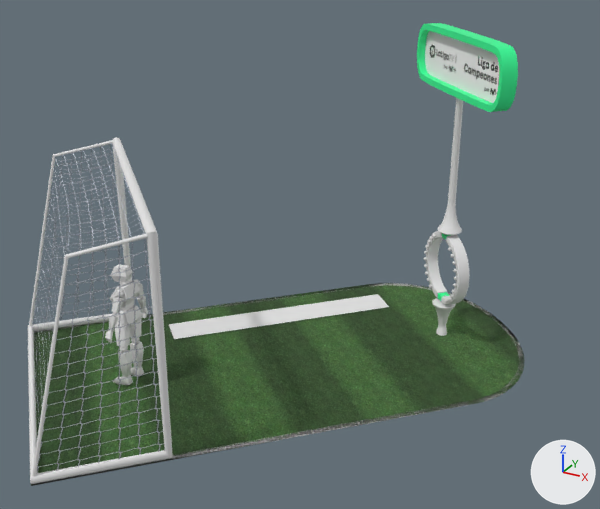
The FBX model MovistarExperience/MovistarCity/SM_Goalkeeper/SM_Goalkeeper.fbx as it was, and as the next commit left it.
Camera for both pictures: a 50 mm lens placed at (7.02, 86.4, 5.97), pointed at (2.48, 94.67, 1.84). Every picture has the same lights, and +X, +Y and +Z are marked at lower right. Where no turn or scale is listed for an object, it has been applied to the vertices.

Before the edit, the objects in view are built like this:
```python
ob_grass_001 = bpy.data.objects.new('grass.001', me_mesh_006)
ob_grass_001.location = (-1.31, 93.68, 0.21)
ob_grass_002 = bpy.data.objects.new('grass.002', me_mesh_001)
ob_grass_002.location = (-1.31, 93.68, 0.21)
ob_logo = bpy.data.objects.new('logo', me_plane_003)
ob_logo.location = (3.78, 96.45, 3.99)
ob_logo_marco = bpy.data.objects.new('logo_marco', me_plane)
ob_logo_marco.location = (3.95, 97.48, 0.7)
ob_person = bpy.data.objects.new('person', me_control1_control_010mesh_002)
ob_person.location = (0.75, 93.38, 0.23)
ob_plane = bpy.data.objects.new('Plane', me_plane_001)
ob_plane.location = (1.54, 95.8, 0.22)
ob_porteria_soporte_001 = bpy.data.objects.new('porteria-soporte.001', me_cube_015)
ob_porteria_soporte_001.location = (1.61, 97.65, 0.1)
ob_shooter02 = bpy.data.objects.new('shooter02', me_mesh_010)
ob_shooter02.location = (-0.01, 97.05, 1.27)
ob_shooter_001 = bpy.data.objects.new('shooter.001', me_mesh_012)
ob_shooter_001.location = (-0.01, 97.05, 1.27)
# also in view: 'porteria-arco.001' at (0.39, 92.99, 1.57); 'porteria-red' at (0.39, 92.99, 1.57); 'shooter01.002' at (3.79, 96.45, 1.24)
```
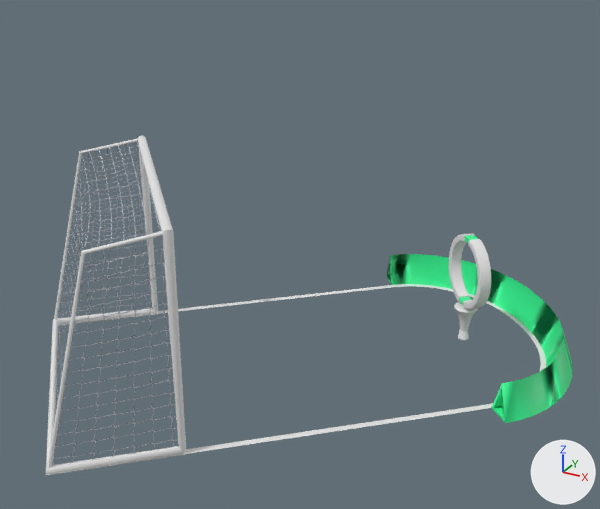
Where the newer file only moved an object's origin or applied its transform, the numbers keep the older frame.

The change in detail:
me_medidasporteria_001 has 96 vertices, 96 faces and spans x -3.0..0.56, y -6.43..-2.9, z 0.11..2.82.
me_medidasporteria_001 is used by ob_porteria_arco_001; location (1.61, 97.65, 0.1).
me_medidasporteria_001 part 6: the whole mesh is turned -3.1 degrees about the z axis through its middle, then moved by (0.12, 0.23, -0.01).
me_cube_015 has 72 vertices, 48 faces and spans x -2.97..0.53, y -6.4..-2.94, z 0.17..2.81.
me_cube_015 is used by ob_porteria_soporte_001; location (1.61, 97.65, 0.1).
me_cube_015 part 1: the whole mesh is turned -3.1 degrees about the z axis through its middle, then moved by (0.12, 0.23, -0.01).
me_mesh_006 has 60 vertices, 30 faces and spans x -0.09..6.39, y -2.45..4.09, z 0.0.
me_mesh_006 is used by ob_grass_001; location (-1.31, 93.68, 0.21).
me_mesh_006 part 5: the whole mesh is turned -3.1 degrees about the z axis through its middle, then moved by (0.2, 0.15, 0.02).
me_mesh_002 has 72 vertices, 48 faces and spans x 3.698..3.902, y -0.701..-0.497, z -0.526..0.463.
me_mesh_002 is used by ob_shooter01_001; location (-0.01, 97.05, 1.27).
me_mesh_002 part 4: the whole mesh is turned -3.1 degrees about the z axis through its middle, then moved by (0.303, 0.045, -0.011).
me_mesh_012 has 302 vertices, 320 faces and spans x 3.639..3.961, y -0.76..-0.438, z -1.071..-0.563.
me_mesh_012 is used by ob_shooter_001; location (-0.01, 97.05, 1.27).
me_mesh_012 part 2: the whole mesh is turned -3.1 degrees about the z axis through its middle, then moved by (0.303, 0.045, -0.011).
me_mesh_011 has 656 vertices, 624 faces and spans x 3.385..4.216, y -1.001..-0.196, z -0.534..0.47.
me_mesh_011 is used by ob_shooter01_002; location (-0.01, 97.05, 1.27).
me_mesh_011 part 7: the whole mesh is turned -3.1 degrees about the z axis through its middle, then moved by (0.303, 0.045, -0.011).
me_cube_007 has 771 vertices, 726 faces and spans x -2.95..0.51, y -6.38..-2.95, z 0.16..2.78.
me_cube_007 is used by ob_porteria_red; location (1.61, 97.65, 0.1).
me_cube_007 part 3: the whole mesh is turned -3.1 degrees about the z axis through its middle, then moved by (0.12, 0.23, -0.01).
Mesh me_mesh_004 is new.
It has 168 vertices, 168 faces and spans x -1.73..1.59, y -1.78..1.68, z -0.3..0.14.
It uses material mat_m_deportes05 (green #33ff99).
Object 'shooter02' (ob_shooter02) is deleted.
Object 'Plane' (ob_plane) is deleted.
Object 'logo_marco' (ob_logo_marco) is deleted.
Object 'grass.002' (ob_grass_002) is deleted.
Object 'person' (ob_person) is deleted.
Object 'logo' (ob_logo) is deleted.
Object 'grass.003' (ob_grass_003) is new; it shows me_mesh_004.
Its location is (4.09, 96.5, 0.53).

What differs and where, as boxes [x1, y1, x2, y2] in the pictures (600 x 509 px):
'grass.002', deleted
    before: [33, 283, 524, 486]
'porteria-arco.001', mesh turned
    before: [28, 137, 173, 484]
    after: [46, 136, 187, 475]
'porteria-red', mesh turned
    before: [32, 143, 164, 474]
    after: [52, 141, 177, 465]
'grass.003', added (green)
    after: [386, 254, 573, 423]
'grass.001', mesh turned
    before: [31, 283, 525, 486]
    after: [48, 284, 546, 475]
'porteria-soporte.001', mesh turned
    before: [29, 140, 148, 477]
    after: [47, 138, 163, 468]
'logo', deleted
    before: [425, 31, 499, 103]
'logo_marco', deleted (green)
    before: [417, 23, 518, 112]
'Plane', deleted
    before: [169, 294, 389, 339]
'shooter01.002', mesh turned
    before: [426, 231, 470, 305]
    after: [449, 234, 491, 309]
'person', deleted
    before: [105, 264, 148, 385]
'shooter02', deleted
    before: [438, 98, 463, 235]
'shooter.001', mesh turned
    before: [432, 298, 456, 336]
    after: [454, 302, 478, 341]
'shooter01.001', mesh turned
    before: [437, 234, 451, 301]
    after: [459, 235, 478, 305]
